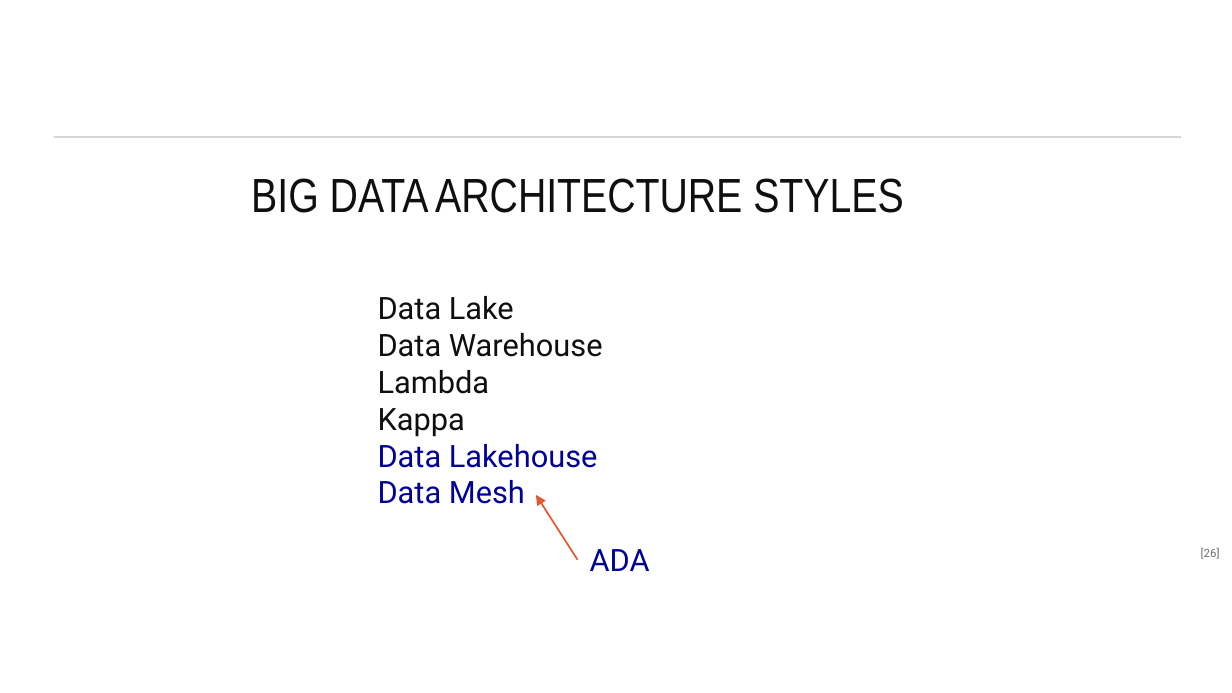
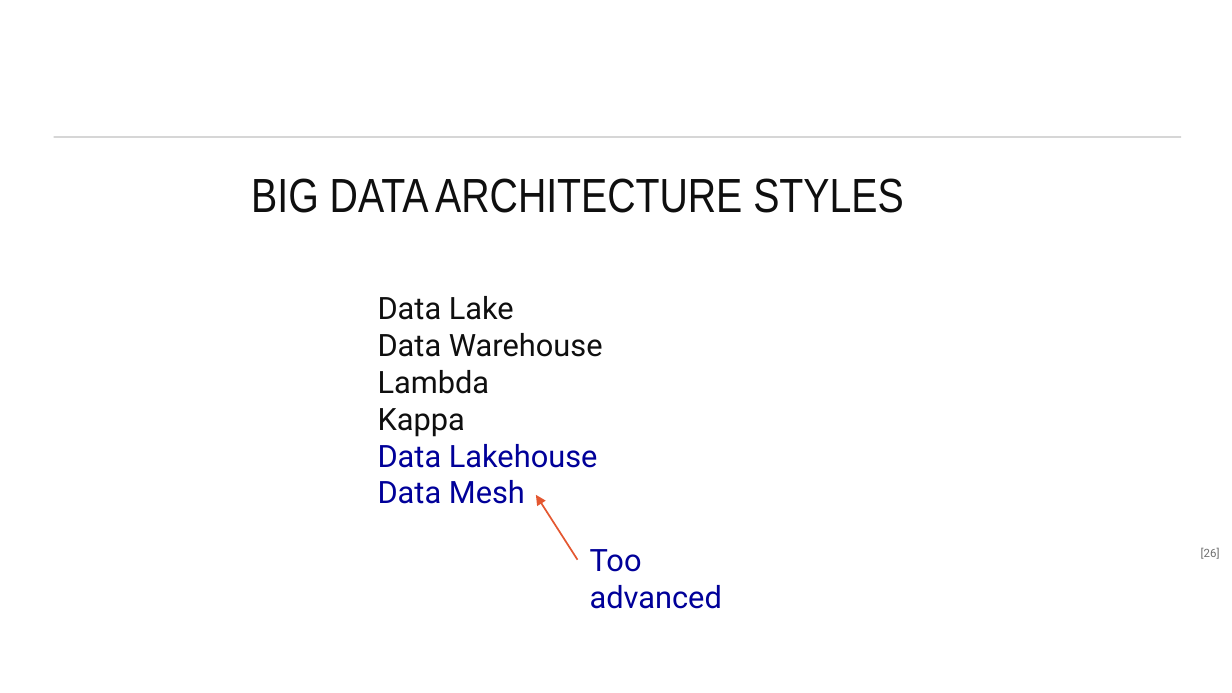
Before and after one commit to maelstromdat/MediTechBigData, a slide deck: slide 26 of 6. Big Data Architecture.pptx. Drawn at 1232x693 pixels with LibreOffice and Linux fonts; fonts in the diff are those of the drawing. Boxes give left, top, right and bottom in pixels: in the first picture for what was removed or moved away, otherwise in the second. Text is boxed around its words. In the diff, an @@ line names an element or a change of style, - is before the commit and + after.

```diff
--- a/6. Big Data Architecture.pptx
+++ b/6. Big Data Architecture.pptx
@@ text at box(590, 549, 722, 609): text changed @@
-ADA
+Too advanced
```
Also in this commit, not shown: 2 other slides changed, 7 slides added, 1 other file.
